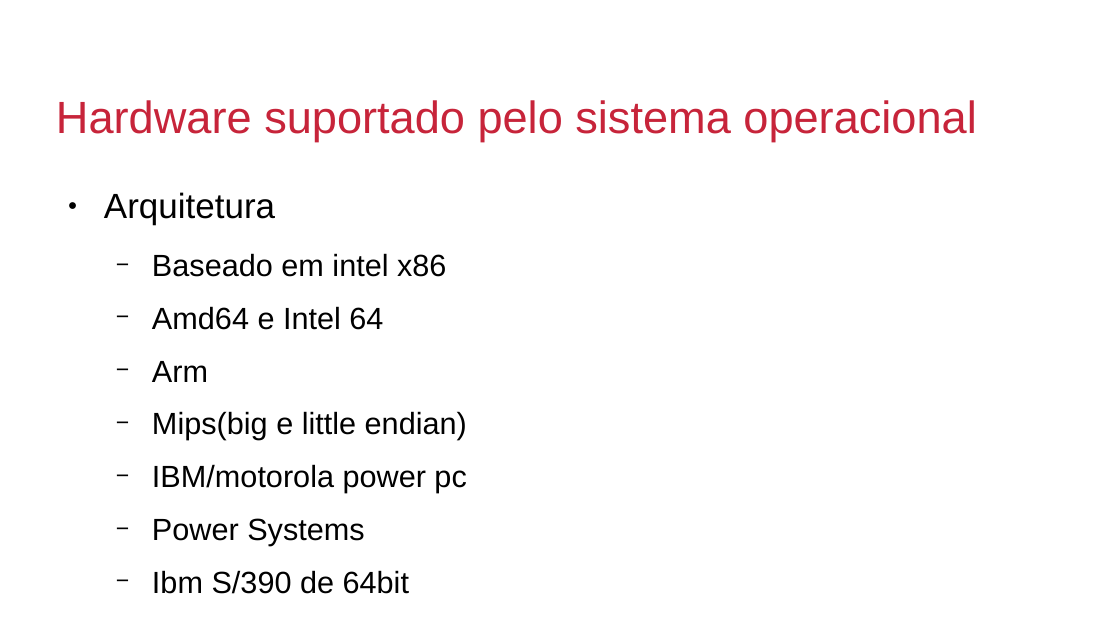
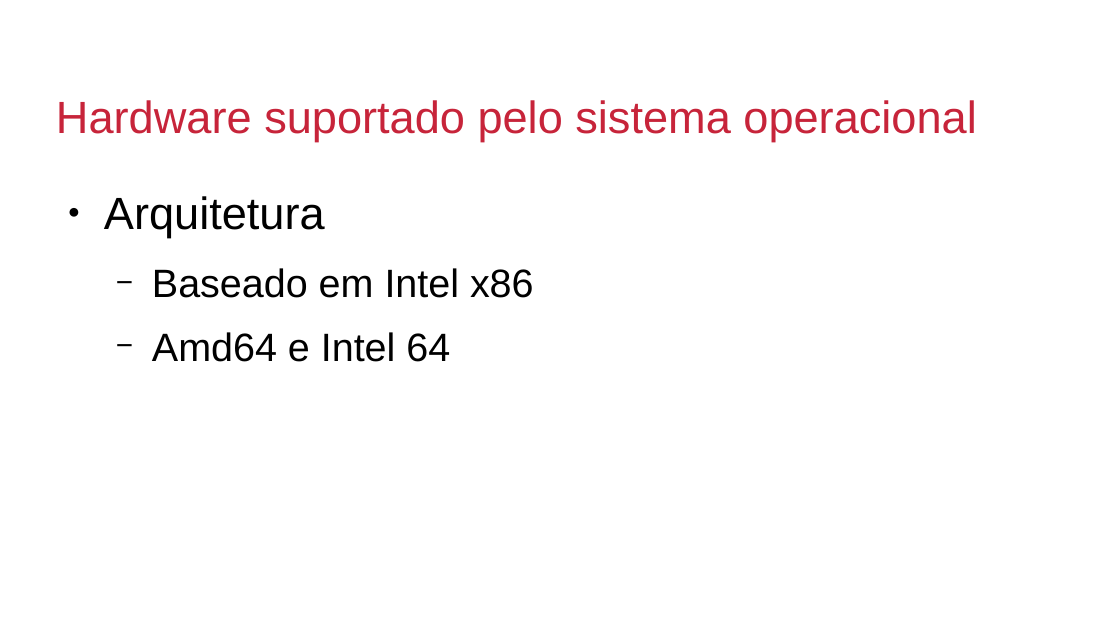
Before and after one commit to millerraycell/MillerRodrigo_Seminario_OS_rr_2019, a slide deck: slide 9 of apresentação.odp. Drawn at 1120x630 pixels with LibreOffice and Linux fonts; fonts in the diff are those of the drawing; background and template pictures are left out. Boxes give left, top, right and bottom in pixels: in the first picture for what was removed or moved away, otherwise in the second. Text is boxed around its words. In the diff, an @@ line names an element or a change of style, - is before the commit and + after.

```diff
--- a/apresentação.odp
+++ b/apresentação.odp
@@ text at [104,196,450,362]: size 24.8 to 32 pt in "Arquitetura"; size 21.7 to 28 pt in "Amd64 e Intel 64" @@
@@ text at [152,268,534,298]: text changed; size 21.7 to 28 pt @@
-  − Baseado em intel x86
+  − Baseado em Intel x86
@@ text at [152,361,467,594]: paragraphs removed @@
-  − Arm
-  − Mips(big e little endian)
-  − IBM/motorola power pc
-  − Power Systems
-  − Ibm S/390 de 64bit
```
Also in this commit, not shown: 1 other slide changed, 6 slides added.
